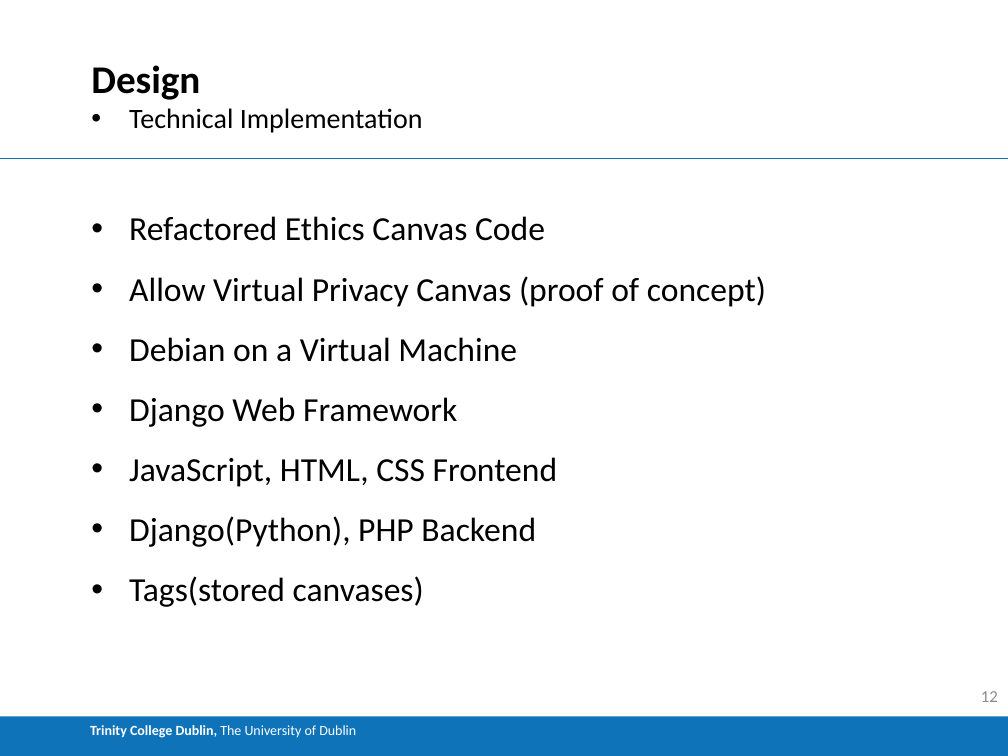
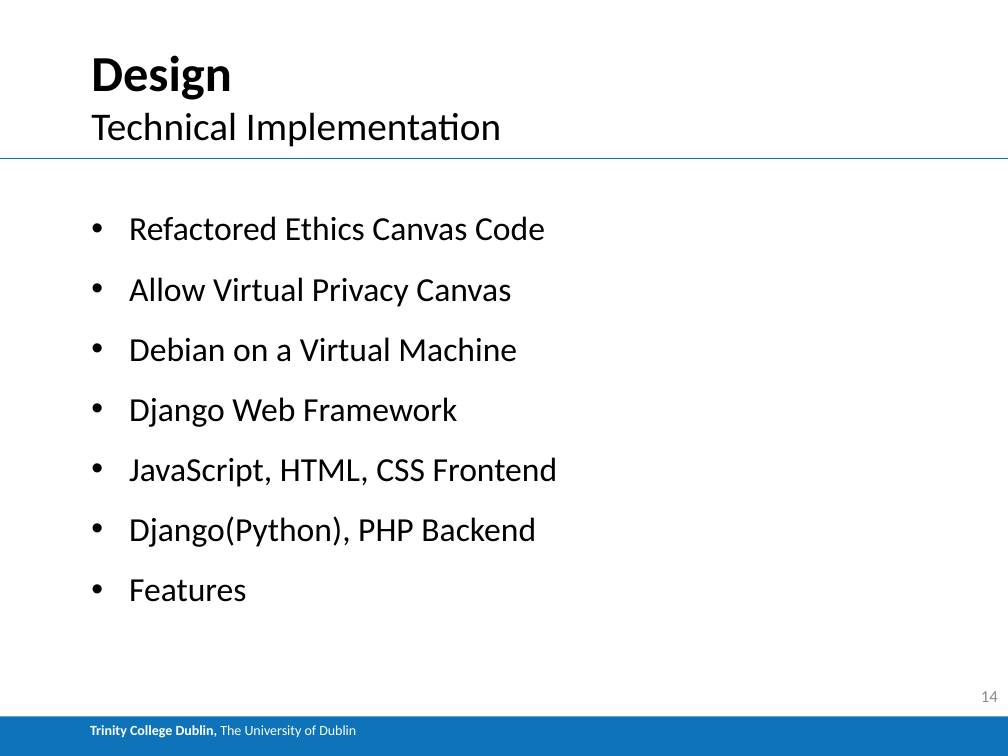
Before and after one commit to Buckley258/FYP, a slide deck: slide 14 of FYP_Demo.pptx (slide 12 before the commit). Drawn at 1008x756 pixels with LibreOffice and Linux fonts; fonts in the diff are those of the drawing. Boxes give left, top, right and bottom in pixels: in the first picture for what was removed or moved away, otherwise in the second. Text is boxed around its words. In the diff, an @@ line names an element or a change of style, - is before the commit and + after.

```diff
--- a/FYP_Demo.pptx
+++ b/FYP_Demo.pptx
@@ title "Design" at (91, 55, 231, 100): size 28 to 36 pt @@
@@ text "Technical Implementation" at (91, 112, 501, 147): size 20 to 28 pt; bullet • to none @@
@@ text at (129, 277, 511, 307): text changed @@
-• Allow Virtual Privacy Canvas (proof of concept)
+• Allow Virtual Privacy Canvas
@@ text at (129, 579, 246, 602): text changed @@
-• Tags(stored canvases)
+• Features
@@ page number at (981, 691, 998, 702): text changed @@
-12
+14
```
Also in this commit, not shown: 16 other slides changed, 4 slides added, 3 slides removed, 2 other files.
